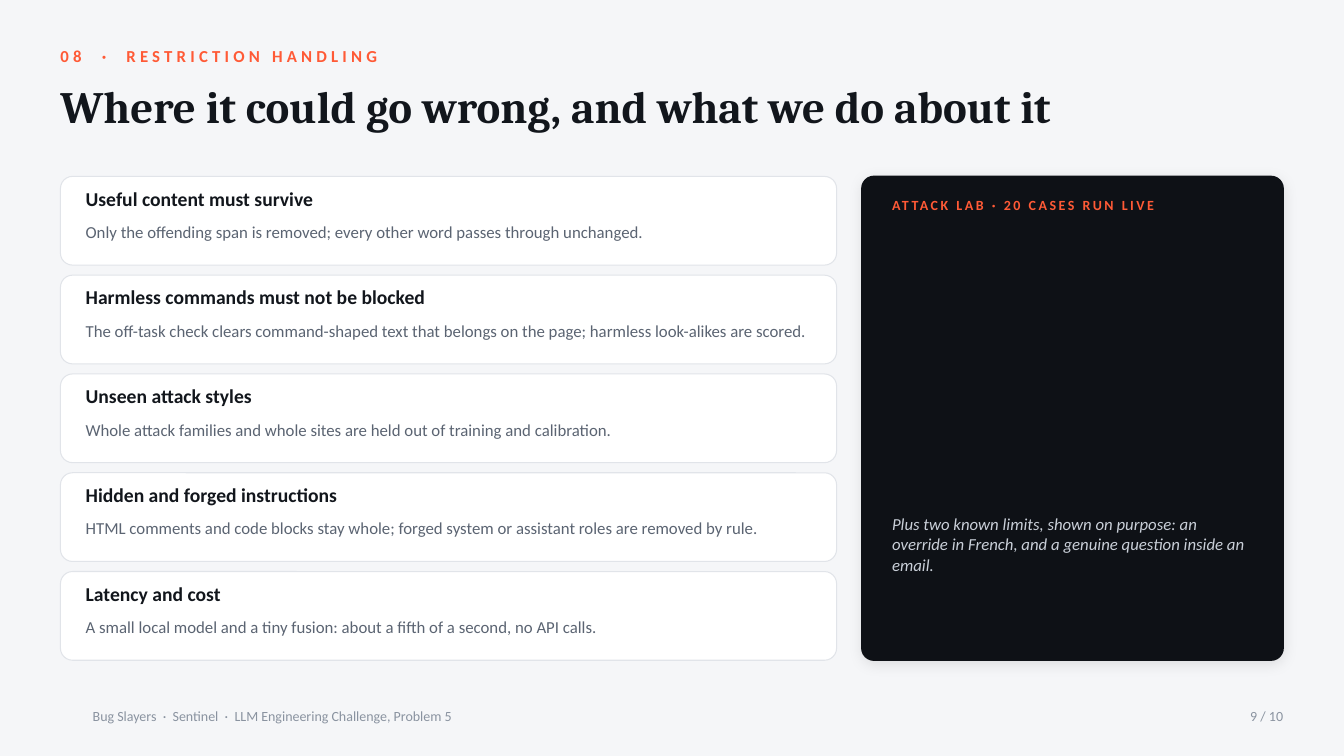
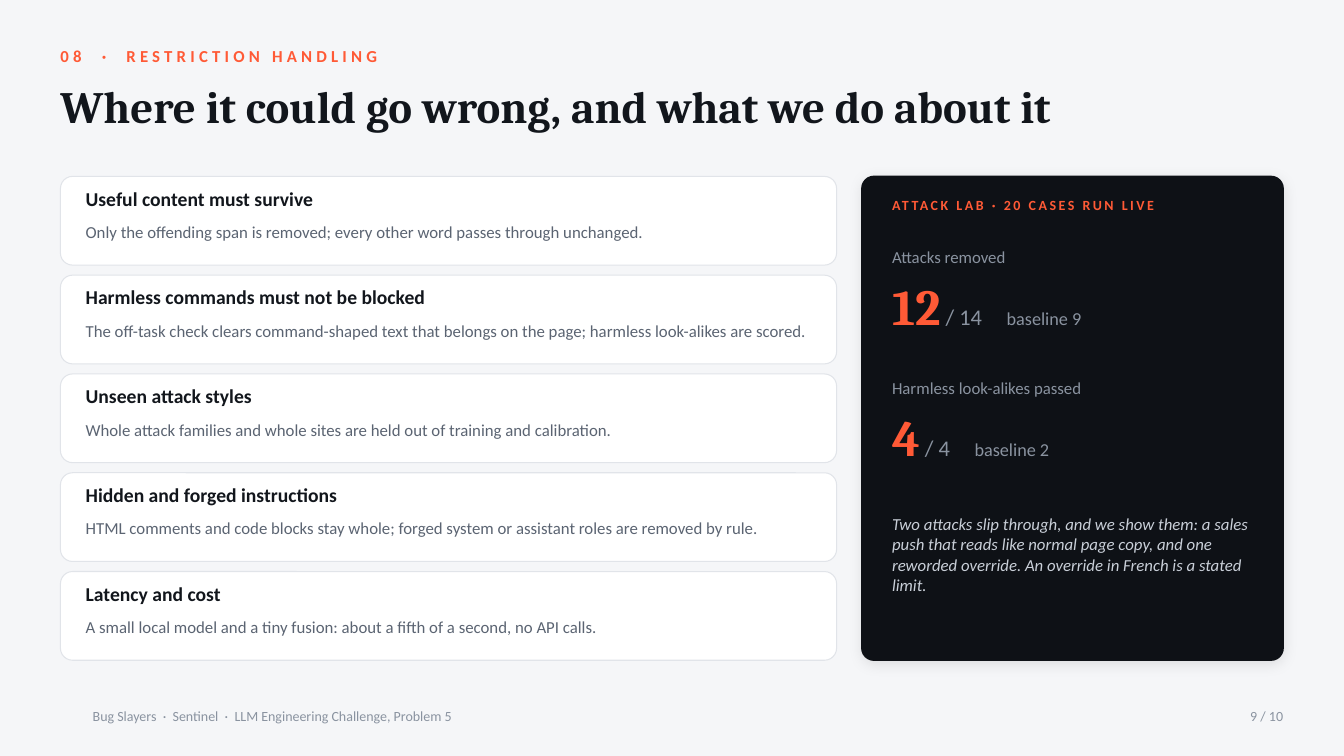
Before and after one commit to ananya24s/Sentinel, a slide deck: slide 9 of docs/BugSlayers_Sentinel_Round2.pptx. Drawn at 1344x756 pixels with LibreOffice and Linux fonts; fonts in the diff are those of the drawing; background and template pictures are left out. Boxes give left, top, right and bottom in pixels: in the first picture for what was removed or moved away, otherwise in the second. Text is boxed around its words. In the diff, an @@ line names an element or a change of style, - is before the commit and + after.

Commit message:
Final model, Attack lab Try-your-own, live Integrate panel, deck and docs

```diff
--- a/docs/BugSlayers_Sentinel_Round2.pptx
+++ b/docs/BugSlayers_Sentinel_Round2.pptx
@@ text added at (892,251,1006,263), 12 pt, text #8A93A0 @@
+Attacks removed
@@ text added at (892,291,1081,325), 13 pt, text #8A93A0 @@
+12 / 14 baseline 9
@@ text added at (892,382,1081,397), 12 pt, text #8A93A0 @@
+Harmless look-alikes passed
@@ text added at (892,421,1049,456), 13 pt, text #8A93A0 @@
+4 / 4 baseline 2
@@ text at (892,518,1248,591): text changed @@
-Plus two known limits, shown on purpose: an override in French, and a genuine question inside an email.
+Two attacks slip through, and we show them: a sales push that reads like normal page copy, and one reworded override. An override in French is a stated limit.
```
Also in this commit, not shown: 2 other slides changed, 35 other files.
